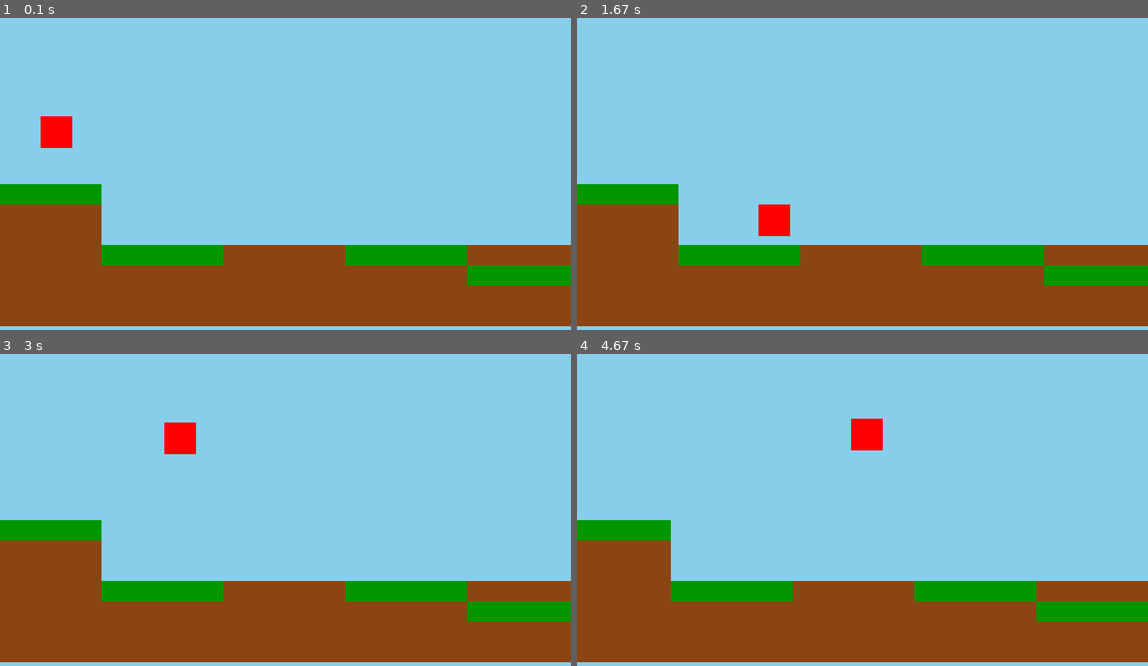
Above: before the commit, frames 1-4 (two rows, left to right).
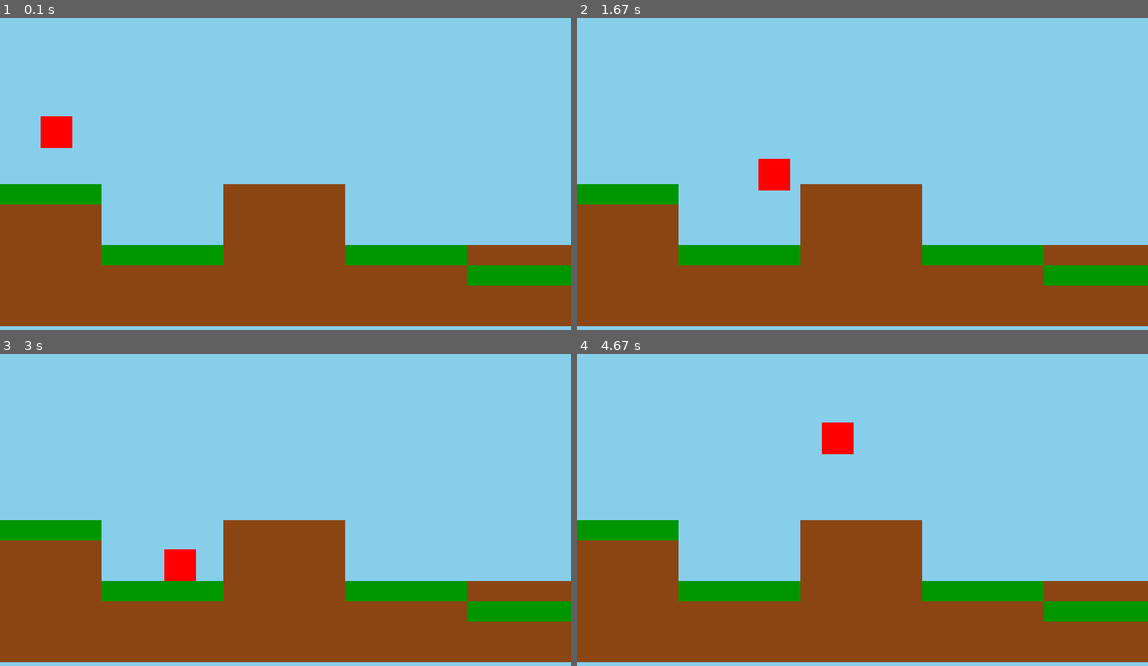
Above: after the commit, the same moments.

Repository: Graciano-B-L-Junior/Gamedevportfolio_pygame
Game: pygame game, started from 2 - Platform game/game.py
The game is run twice, just before and just after one commit, with the same random seed, the same clock (stepped at 60 frames per second) and the same inputs.
Inputs:
- Up to frame 1 (0.1 s): no input
- Up to frame 2 (1.67 s): hold Right 0.33-0.8 s; hold Right 0.83-1.3 s; tap Space at 0.9, 1.2, 1.4 s; hold Left from 1.33 s (still down)
- Up to frame 3 (3 s): tap Space at 1.7, 1.97, 2.27, 2.4, 2.7 s; release Left at 1.87 s; hold Left 1.9-2.3 s; hold Right 2.33-2.97 s
- Up to frame 4 (4.67 s): hold Left 3-3.47 s; tap Space at 3.07, 3.37, 3.57, 3.87, 4.07, 4.37, 4.57 s; hold Right 3.5-3.97 s; hold Right 4-4.47 s; hold Left from 4.5 s (still down)

The runs differ from the first frame. In frame 1, 4.2% of the frame differs, in the area x 39-61%, y 53-73%; in frame 2, 5.3%; in frame 3, 5.3%; in frame 4, 5.9%, in the area x 16-82%, y 20-86%.

Commit message:
Refactor platform handling in Game and Player classes; streamline platform collision detection and rendering logic.

Diff:
--- a/2 - Platform game/game.py
+++ b/2 - Platform game/game.py
@@ -32,9 +32,9 @@
             [0, 0, 0, 0, 0, 0, 0, 0, 0, 0, 0, 0, 0, 0, 0, 0, 0, 0, 0, 0, 0, 0, 0, 0, 0, 0, 0, 0, 0, 0],
             [0, 0, 0, 0, 0, 0, 0, 0, 0, 0, 0, 0, 0, 0, 0, 0, 0, 0, 0, 0, 0, 0, 0, 0, 0, 0, 0, 0, 0, 0],
             [0, 0, 0, 0, 0, 0, 0, 0, 0, 0, 0, 0, 0, 0, 0, 0, 0, 0, 0, 0, 0, 0, 0, 0, 0, 0, 0, 0, 0, 0],
-            [2, 2, 2, 2, 2, 0, 0, 0, 0, 0, 0, 0, 0, 0, 0, 0, 0, 0, 0, 0, 0, 0, 0, 0, 0, 0, 0, 0, 0, 0],
-            [1, 1, 1, 1, 1, 0, 0, 0, 0, 0, 0, 0, 0, 0, 0, 0, 0, 0, 0, 0, 0, 0, 0, 0, 0, 0, 0, 0, 0, 0],
-            [1, 1, 1, 1, 1, 0, 0, 0, 0, 0, 0, 0, 0, 0, 0, 0, 0, 0, 0, 0, 0, 0, 0, 0, 0, 0, 0, 0, 0, 0],
+            [2, 2, 2, 2, 2, 0, 0, 0, 0, 0, 0, 1, 1, 1, 1, 1, 1, 0, 0, 0, 0, 0, 0, 0, 0, 0, 0, 0, 0, 0],
+            [1, 1, 1, 1, 1, 0, 0, 0, 0, 0, 0, 1, 1, 1, 1, 1, 1, 0, 0, 0, 0, 0, 0, 0, 0, 0, 0, 0, 0, 0],
+            [1, 1, 1, 1, 1, 0, 0, 0, 0, 0, 0, 1, 1, 1, 1, 1, 1, 0, 0, 0, 0, 0, 0, 0, 0, 0, 0, 0, 0, 0],
             [1, 1, 1, 1, 1, 2, 2, 2, 2, 2, 2, 1, 1, 1, 1, 1, 1, 2, 2, 2, 2, 2, 2, 1, 1, 1, 1, 1, 1, 1],
             [1, 1, 1, 1, 1, 1, 1, 1, 1, 1, 1, 1, 1, 1, 1, 1, 1, 1, 1, 1, 1, 1, 1, 2, 2, 2, 2, 2, 2, 2],
             [1, 1, 1, 1, 1, 1, 1, 1, 1, 1, 1, 1, 1, 1, 1, 1, 1, 1, 1, 1, 1, 1, 1, 1, 1, 1, 1, 1, 1, 1],
@@ -52,14 +52,23 @@
         self.MAP_HEIGHT_PIXELS = len(self.TILEMAP) * self.TILE_SIZE
         self.MAP_WIDTH_PIXELS = len(self.TILEMAP[0]) * self.TILE_SIZE
 
-
-
     def handle_input(self):
         for event in pygame.event.get():
             if event.type == pygame.QUIT:
                 self.running = False
 
     def update(self):
+        self.platforms = []
+        for y_map, line in enumerate(self.TILEMAP):
+            for x_map, tile in enumerate(line):
+                pos_x_world = x_map * self.TILE_SIZE
+                pos_y_world = y_map * self.TILE_SIZE
+                pos_x_screen = pos_x_world - self.cam_offset_x
+
+                if tile in [1, 2] and pos_x_screen + self.TILE_SIZE > 0 and pos_x_screen < self.screen_width:
+                    rect = pygame.Rect(pos_x_screen, pos_y_world, self.TILE_SIZE, self.TILE_SIZE)
+                    self.platforms.append((rect,tile))
+
         self.target_cam_x = self.player.rect.centerx - self.screen_width // 2
         if self.target_cam_x < 0:
             self.cam_offset_x = 0
@@ -90,22 +99,18 @@
 
     def draw(self):
         self.screen.fill((135, 206, 235))
-        self.platforms=[]
-        for y_map, line in enumerate(self.TILEMAP):
-            for x_map, tile in enumerate(line):
 
-                pos_x_world = x_map * self.TILE_SIZE
-                pos_y_world = y_map * self.TILE_SIZE
+        for tuples in self.platforms:
+            platform_rect = tuples[0]
+            tile_type = tuples[1]
+            draw_rect = platform_rect
+            # draw_rect.x -= self.cam_offset_x
 
-                pos_x_screen = pos_x_world - self.cam_offset_x
-                rect = None
-                if pos_x_screen + self.TILE_SIZE > 0 and pos_x_screen < self.screen_width:
-                    if tile == 1:
-                        rect = pygame.draw.rect(self.screen, self.GROUND_EARTH, (pos_x_screen, pos_y_world, self.TILE_SIZE, self.TILE_SIZE))
-                    elif tile == 2:
-                        rect = pygame.draw.rect(self.screen, self.GREEN_GROUND, (pos_x_screen, pos_y_world, self.TILE_SIZE, self.TILE_SIZE))
-                if rect:
-                    self.platforms.append(rect)
+            if  tile_type == 1:
+                pygame.draw.rect(self.screen, self.GROUND_EARTH, draw_rect)
+            else:
+                pygame.draw.rect(self.screen, self.GREEN_GROUND, draw_rect)
+
         self.player.draw(self.screen)
 
         pygame.display.flip()
--- a/2 - Platform game/player.py
+++ b/2 - Platform game/player.py
@@ -63,6 +63,7 @@
 
         self.rect.x += self.dx
         for platform in other_rects:
+            platform = platform[0]
             if self.rect.colliderect(platform):
                 if self.dx > 0:
                     self.rect.right = platform.left
@@ -76,6 +77,7 @@
         self.rect.y += self.y_velocity
         self.on_ground = False
         for platform in other_rects:
+            platform = platform[0]
             if self.rect.colliderect(platform):
                 if self.y_velocity > 0:
                     self.rect.bottom = platform.top
